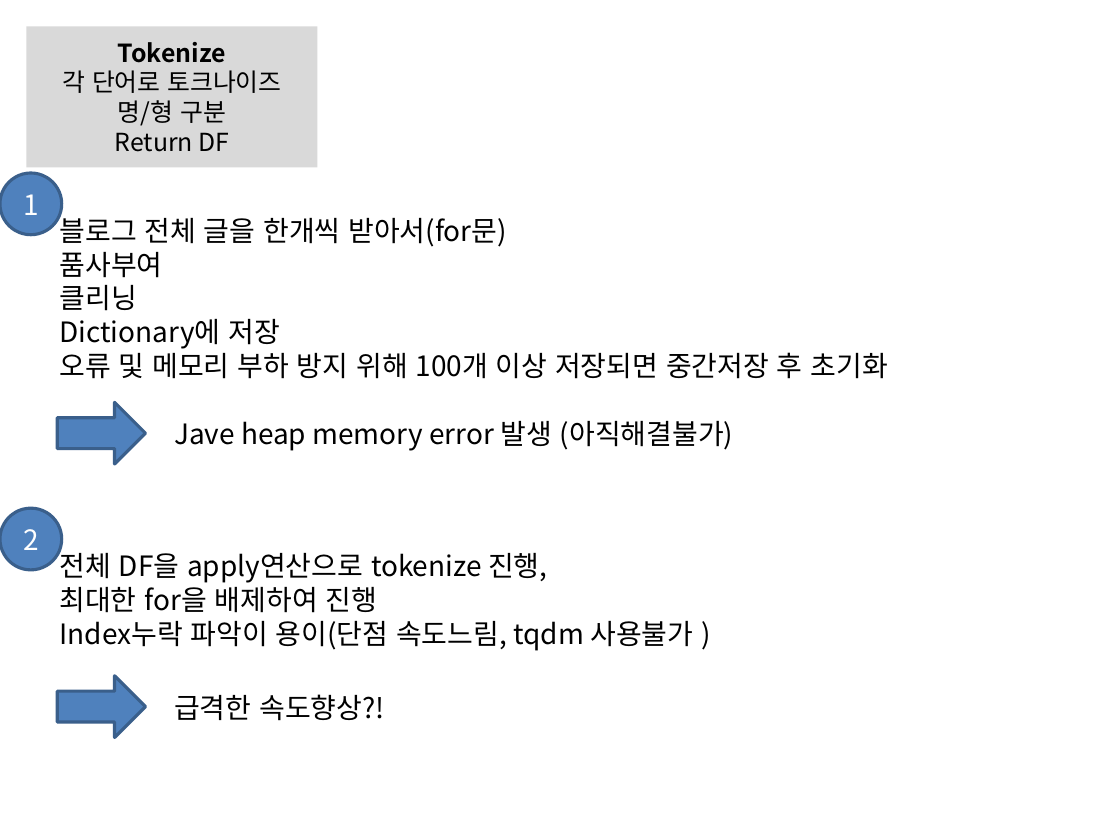
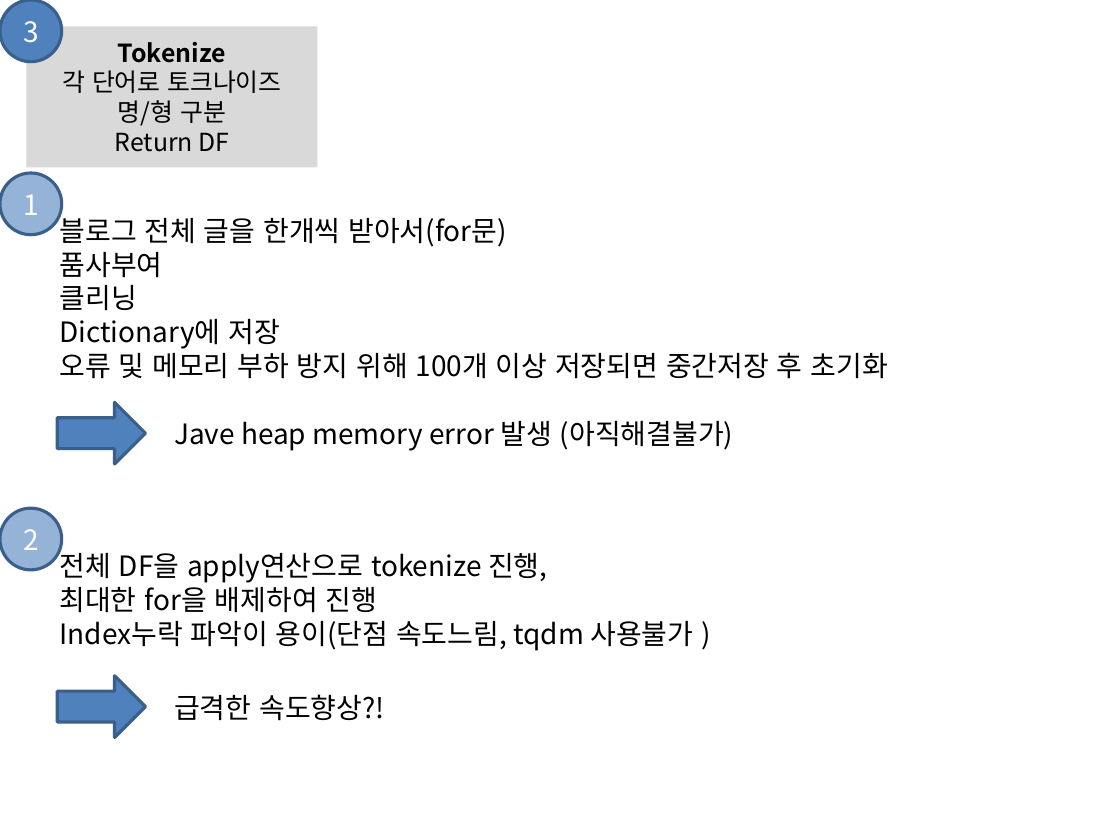
Before and after one commit to starlidust/blogcrawling, a slide deck: slide 3 of workflow/블로그크롤링_workflow.pptx (slide 2 before the commit). Drawn at 1120x840 pixels with LibreOffice and Linux fonts; fonts in the diff are those of the drawing. Boxes give left, top, right and bottom in pixels: in the first picture for what was removed or moved away, otherwise in the second. Text is boxed around its words. In the diff, an @@ line names an element or a change of style, - is before the commit and + after.

```diff
--- a/workflow/블로그크롤링_workflow.pptx
+++ b/workflow/블로그크롤링_workflow.pptx
@@ ellipse added at (0, 0, 62, 62), fill #4F81BD, outline #3A5F8C 2 pt, 18 pt, text #FFFFFF @@
+3
@@ ellipse "1" at (0, 174, 62, 235): fill #4F81BD to #95B3D7 @@
@@ ellipse "2" at (0, 508, 62, 570): fill #4F81BD to #95B3D7 @@
```
Also in this commit, not shown: 1 other slide changed, 1 slide added, 30 other files.
